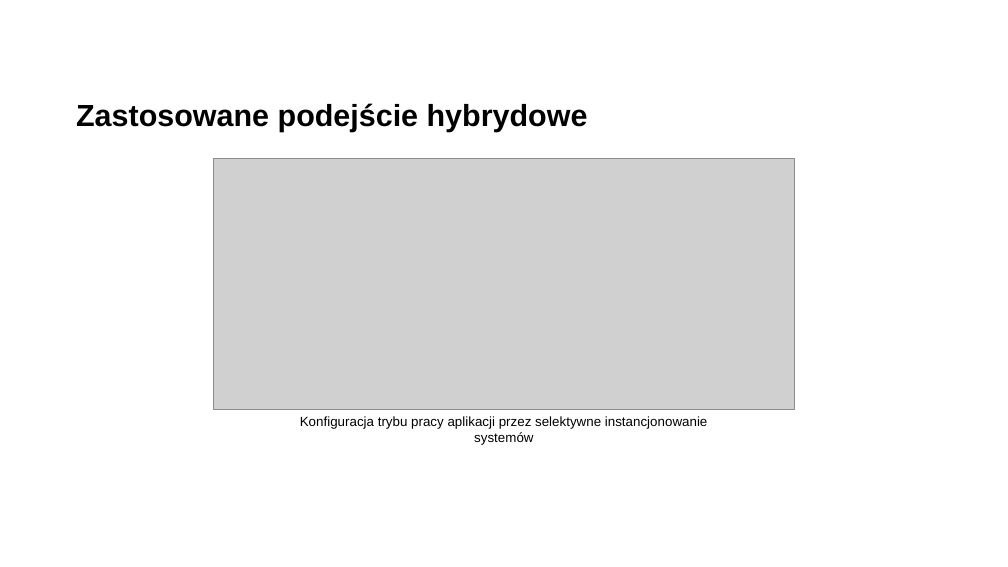
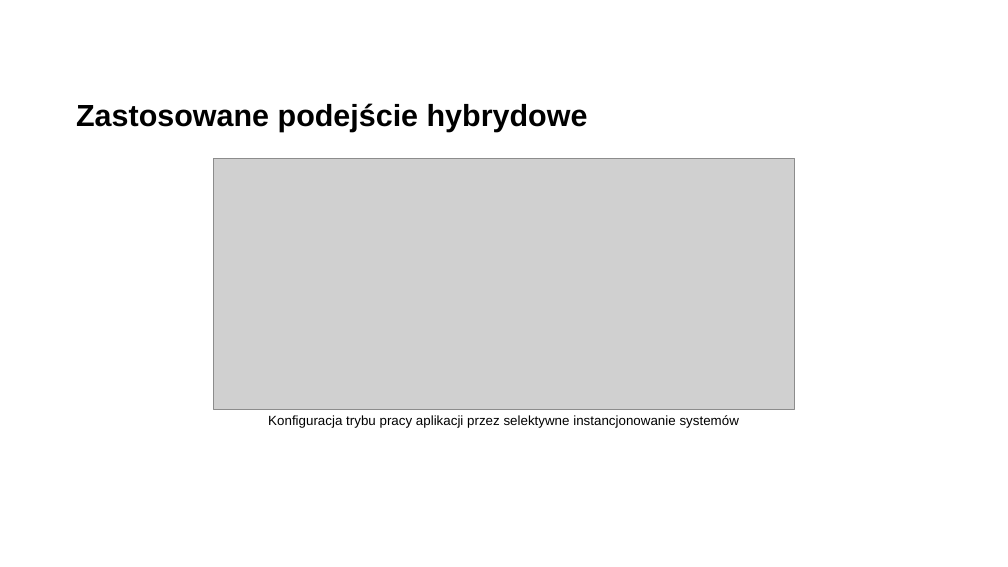
Before and after one commit to Filip-Rak/ecosystem-cc-results, a slide deck: slide 6 of docs/presentation.ppt. Drawn at 1008x567 pixels with LibreOffice and Linux fonts; fonts in the diff are those of the drawing; grey boxes stand for pictures; background and template pictures are left out. Boxes give left, top, right and bottom in pixels: in the first picture for what was removed or moved away, otherwise in the second. Text is boxed around its words. In the diff, an @@ line names an element or a change of style, - is before the commit and + after.

Commit message:
update presentation

```diff
--- a/docs/presentation.ppt
+++ b/docs/presentation.ppt
@@ text "Konfiguracja trybu pracy aplikacji przez ..." rewrapped from bbox=[300, 416, 707, 445] to bbox=[268, 415, 739, 428] @@
```
Also in this commit, not shown: 5 slides added, 1 slide removed, 35 other files.
